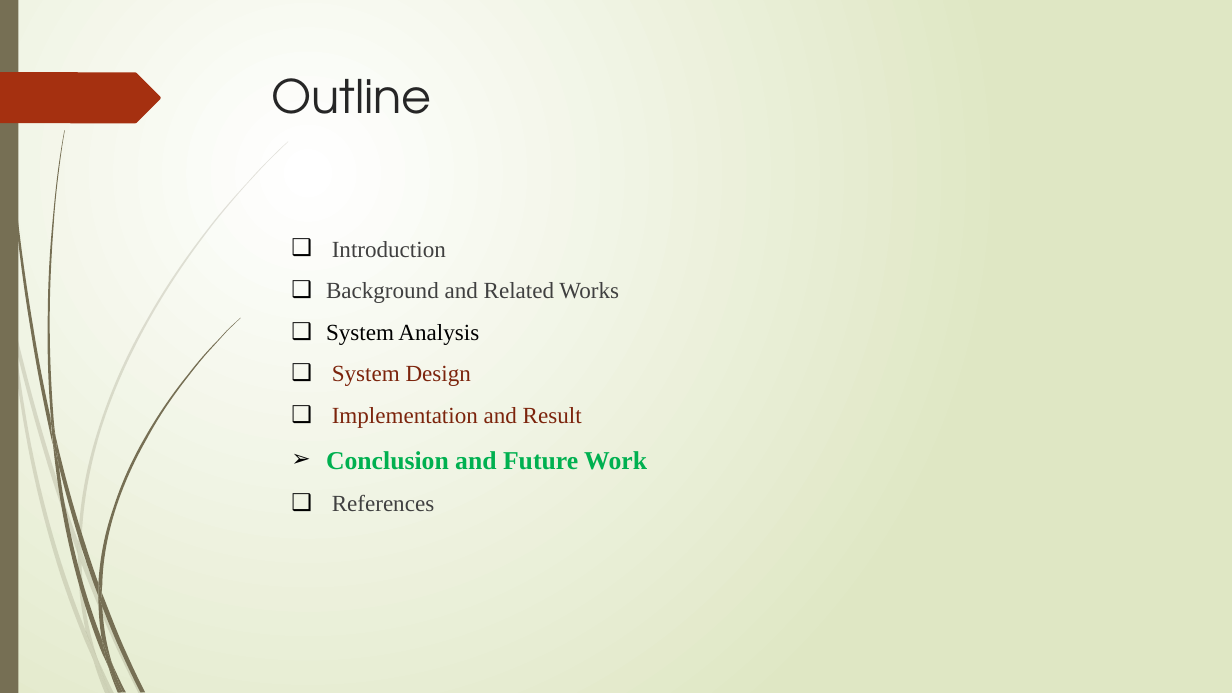
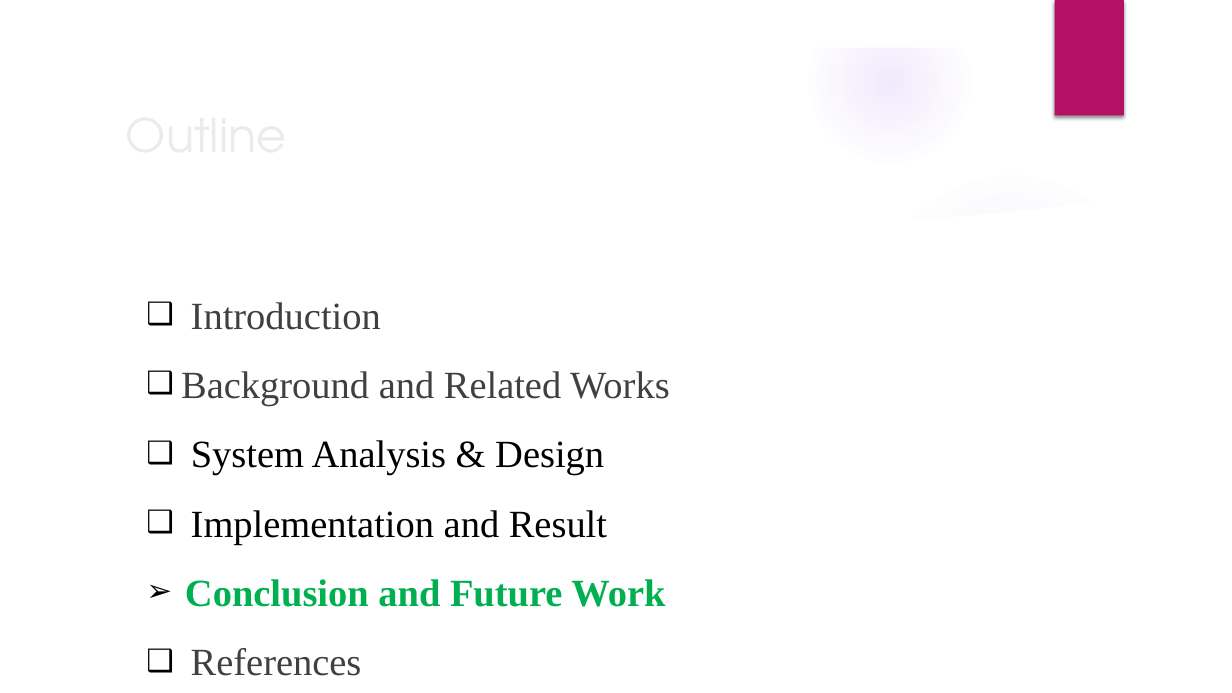
Before and after one commit to dipu157/pres_reactlara, a slide deck: slide 27 of Documentation/CSE202103099_(Mineuddin Ahmed Dipu).pptx. Drawn at 1232x693 pixels with LibreOffice and Linux fonts; fonts in the diff are those of the drawing; background and template pictures are left out. Boxes give left, top, right and bottom in pixels: in the first picture for what was removed or moved away, otherwise in the second. Text is boxed around its words. In the diff, an @@ line names an element or a change of style, - is before the commit and + after.

```diff
--- a/Documentation/CSE202103099_(Mineuddin Ahmed Dipu).pptx
+++ b/Documentation/CSE202103099_(Mineuddin Ahmed Dipu).pptx
@@ background gradient #FFFFFF to #DFE8C4 to picture (left out) @@
@@ rectangle removed at bbox=[0, 0, 18, 693] @@
@@ group added at bbox=[0, 0, 1232, 693]: 5 ellipses, 3 freeform shapes @@
@@ rectangle added at bbox=[1055, 0, 1124, 116], fill #B31166 @@
@@ freeform shape removed at bbox=[0, 72, 161, 123] @@
@@ title "Outline": place and size @@
-title "Outline" at bbox=[271, 78, 432, 114]
+title "Outline" at bbox=[116, 98, 1002, 169]
@@ title "Outline" at bbox=[116, 98, 1002, 169]: text colour #262626 to #EBEBEB; vertical alignment top to middle @@
@@ text "Introduction": place and size @@
-text "Introduction" at bbox=[326, 241, 647, 511]
+text "Introduction" at bbox=[181, 302, 670, 607]
@@ text at bbox=[181, 302, 670, 607]: size 18 to 30 pt in "Introduction", "Background and Related Works", "Implementation and Result", "References"; text colour #7C240C to #000000 in "Implementation and Result"; size 20 to 30 pt in "Conclusion and Future Work" @@
@@ text at bbox=[191, 440, 604, 476]: text changed; size 18 to 30 pt @@
-❑ System Analysis
-❑ System Design
+❑ System Analysis & Design
@@ group removed at bbox=[0, 141, 288, 693]: 10 freeform shapes @@
@@ group removed at bbox=[3, 0, 240, 693]: 12 freeform shapes @@
```
Also in this commit, not shown: 26 other slides changed, 4 slides added, 3 slides removed, 2 other files.
